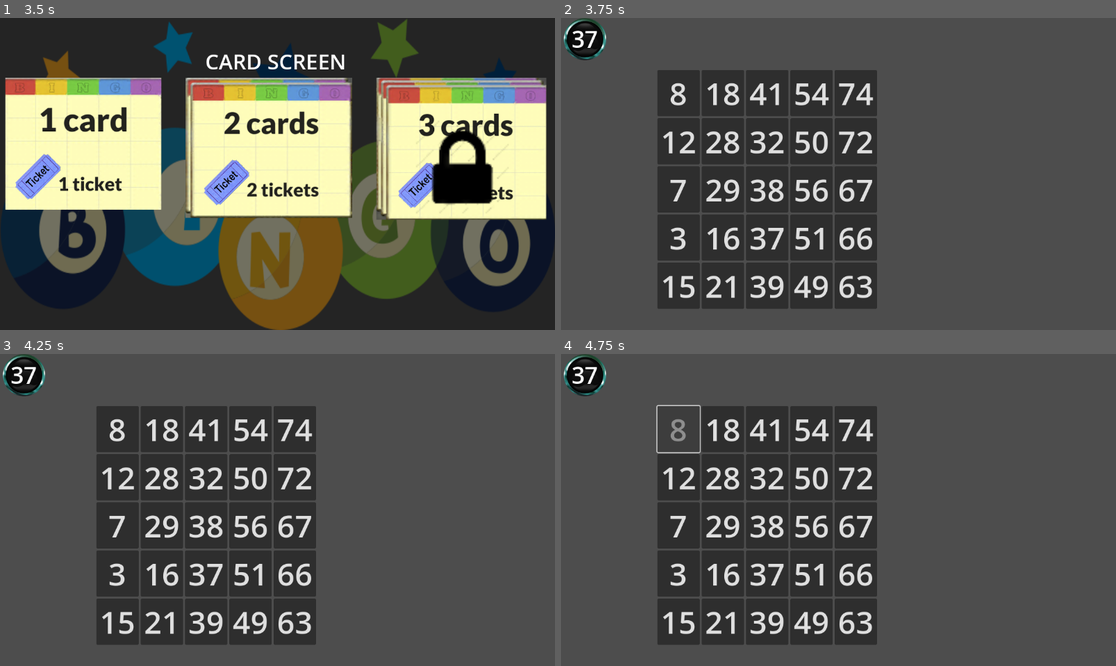
Above: before the commit, frames 1-4 (two rows, left to right).
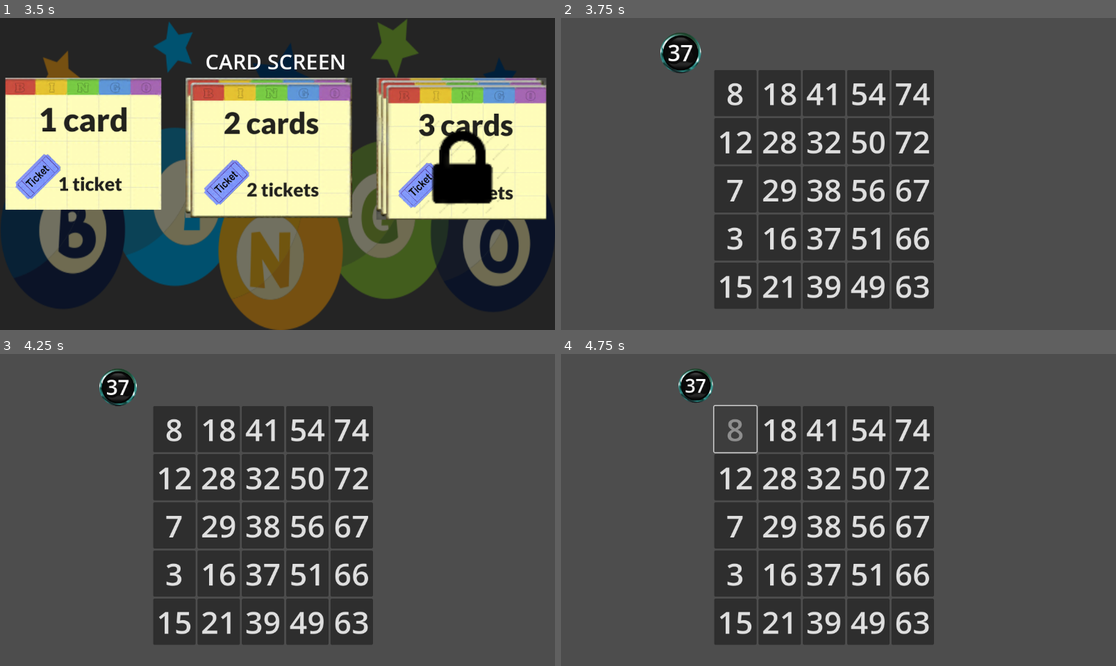
Above: after the commit, the same moments.

Repository: FuadAhmad/dgd-team-repo
Game: Godot game, scene res://main.tscn
Same seed, same stepped clock (60 frames per second), same inputs: the game is played once before the commit and once after it.
Inputs (mouse positions are in pixels of both pictures, inside the frame that each line leads up to):
- Up to frame 1 (3.5 s): click (499, 192) at 0.5 s; click (499, 192) at 1.25 s; click (499, 192) at 2 s; tap Enter at 2.75 s; move the mouse to (166, 192) at 2.77 s; click (166, 192) at 2.92 s
- Up to frame 2 (3.75 s): click (644, 149) at 3.5 s
- Up to frame 3 (4.25 s): no input
- Up to frame 4 (4.75 s): click "8" at 4.25 s

Frame 1 is identical in both runs. In frame 2, 22% of the frame differs, in the area x 0-68%, y 0-94%; in frame 3, 22%; in frame 4, 21%.

Commit message:
Ball animation and movement fixed

Diff:
--- a/Gameplay/ball.tscn
+++ b/Gameplay/ball.tscn
@@ -3,7 +3,8 @@
 [ext_resource type="Texture2D" uid="uid://csedu43lmhmt3" path="res://Gameplay/Dab.png" id="1_eu5x6"]
 
 [node name="Ball" type="TextureRect"]
-offset_right = 88.0
+offset_left = 200.0
+offset_right = 288.0
 offset_bottom = 88.0
 texture = ExtResource("1_eu5x6")
 expand_mode = 3
--- a/Gameplay/ball_call.gd
+++ b/Gameplay/ball_call.gd
@@ -2,9 +2,10 @@
 
 var number_to_call = []
 var called_index = 0
-var wait_for_seconds = 5
+var wait_for_seconds = 2
 @export var ball:PackedScene;
 var ball_position_Xs = []
+var tween
 
 # Called when the node enters the scene tree for the first time.
 func _ready() -> void:
@@ -23,15 +24,17 @@
 	#print(called_index)
 	var new_ball = ball.instantiate()
 	new_ball.get_child(0).text = str(number_to_call[called_index])#.text = str(number_to_call[called_index])
-	add_child(new_ball, 0) #add_child(new_ball)
+	add_child(new_ball) #add_child(new_ball, 0)
 	#new_ball.position.x = 200
-	await get_tree().create_timer(seconds/2).timeout
-	print('moving')
-	move_balls()
+	tween = get_tree().create_tween()
+	tween.tween_property(new_ball, "scale", Vector2(.8,.8), seconds/1.5)
 
 	await get_tree().create_timer(seconds/2).timeout
+	move_old_balls()#move_balls()
+	await get_tree().create_timer(seconds/2).timeout
 	called_index += 1
-	call_a_ball(wait_for_seconds)
+	if called_index < number_to_call.size():
+		call_a_ball(wait_for_seconds)
 
 
 func move_balls():
@@ -39,15 +42,31 @@
 	var tbs_len = len(tbs)
 	print(tbs_len)
 	if len(tbs) > 5:
-		remove_child(tbs[0])
+		remove_child(tbs[-1])
 	for i in range(len(get_children())):
 		tbs[i].position.x = ball_position_Xs[i]
+
+func move_old_balls():
+	var tbs = get_children()
+	var tbs_len = len(tbs)
+	#print(tbs_len)
+	if len(tbs) > 5:
+		remove_child(tbs[0])
+
+	tbs = get_children()
+	tbs_len = len(tbs)
+	for i in range(0, len(tbs)):
+		#print(tbs[i].name)#tbs[i].position.x = ball_position_Xs[tbs_len - i-1]
+		tween = get_tree().create_tween() #tween.set_parallel(true)
+		tween.tween_property(tbs[i], "position", ball_position_Xs[tbs_len - i-1], wait_for_seconds/2.5 )
+		#break#tween.start()
 
 func get_ball_position_Xs():
 	var tbs = get_children()
 	print(len(tbs))
 	for c in tbs:
-		ball_position_Xs.append(c.position.x)
+		#print(c.name)
+		ball_position_Xs.append(c.position) #.x
 
 	for c in tbs:
 		remove_child(c)
--- a/Gameplay/board.gd
+++ b/Gameplay/board.gd
@@ -34,7 +34,7 @@
 
 
 func _on_button_daub(indx, button):
-	#print("hghghgh", indx)
+	print("Pressed button index", indx)
 	button.disabled = true
 
 func get_random_numbers(nums, low, high):
--- a/Gameplay/gameplay.tscn
+++ b/Gameplay/gameplay.tscn
@@ -9,33 +9,35 @@
 script = ExtResource("1_k0f4f")
 
 [node name="BallCall" type="Node2D" parent="."]
-position = Vector2(6, 0)
+position = Vector2(6, 30)
 script = ExtResource("2_j37dy")
 ball = ExtResource("3_r3gmh")
 
 [node name="ReferenceRect" type="ReferenceRect" parent="BallCall"]
-offset_left = 183.0
-offset_right = 223.0
+offset_left = 320.0
+offset_right = 360.0
 offset_bottom = 40.0
 
 [node name="ReferenceRect2" type="ReferenceRect" parent="BallCall"]
-offset_left = 312.0
-offset_right = 352.0
+offset_left = 420.0
+offset_right = 460.0
 offset_bottom = 40.0
 
 [node name="ReferenceRect3" type="ReferenceRect" parent="BallCall"]
-offset_left = 443.0
-offset_right = 483.0
+offset_left = 520.0
+offset_right = 560.0
 offset_bottom = 40.0
 
 [node name="ReferenceRect4" type="ReferenceRect" parent="BallCall"]
-offset_left = 548.0
-offset_right = 588.0
+offset_left = 620.0
+offset_right = 660.0
 offset_bottom = 40.0
 
 [node name="ReferenceRect5" type="ReferenceRect" parent="BallCall"]
-offset_left = 662.0
-offset_right = 702.0
+offset_left = 720.0
+offset_right = 760.0
 offset_bottom = 40.0
 
 [node name="Board" parent="." instance=ExtResource("3_sg2tb")]
+offset_left = 318.0
+offset_right = 774.0
--- a/project.godot
+++ b/project.godot
@@ -10,7 +10,7 @@
 
 [application]
 
-config/name="Black Bingo"
+config/name="Frenzy Bingo"
 run/main_scene="res://main.tscn"
 config/features=PackedStringArray("4.3", "Forward Plus")
 config/icon="res://icon.svg"
